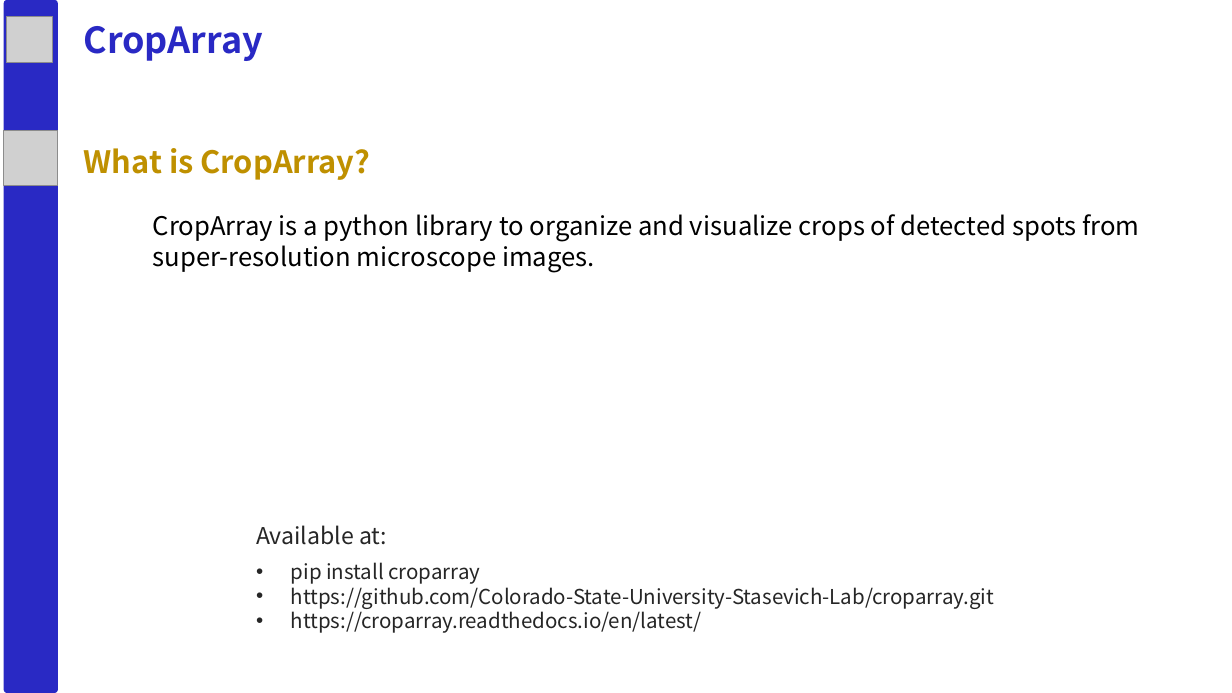
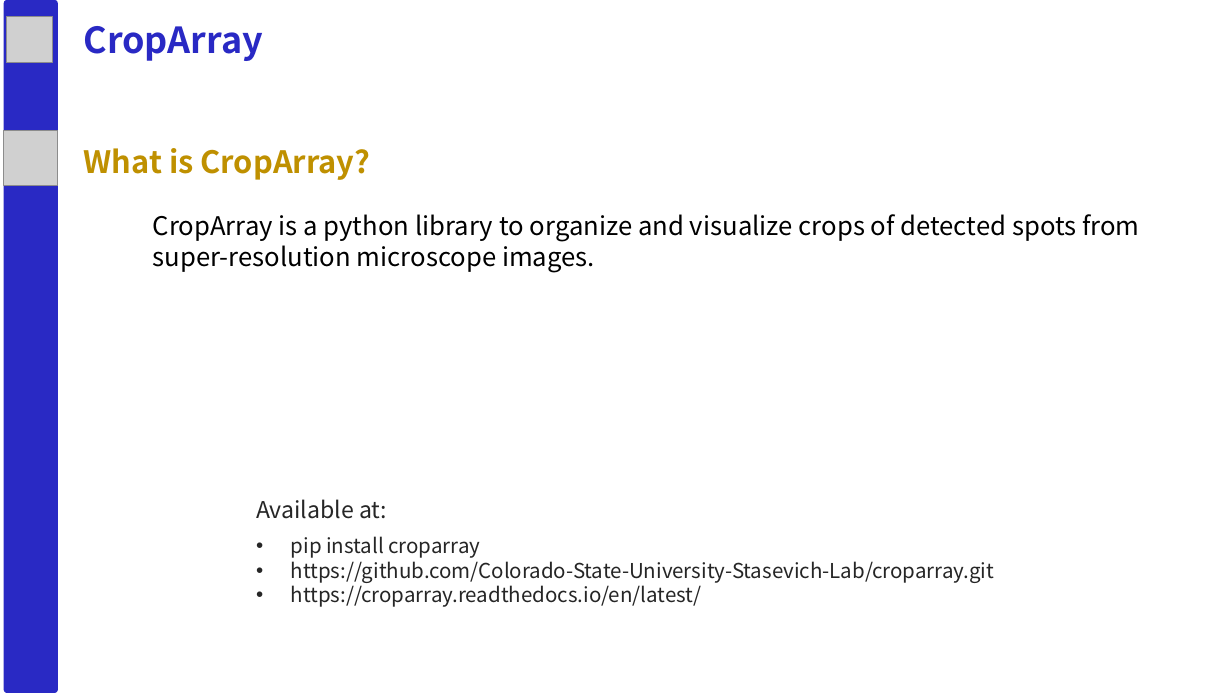
Before and after one commit to Colorado-State-University-Stasevich-Lab/croparray, a slide deck: slide 1 of planning/CropArray_Planning.pptx. Drawn at 1232x693 pixels with LibreOffice and Linux fonts; fonts in the diff are those of the drawing; grey boxes stand for pictures. Boxes give left, top, right and bottom in pixels: in the first picture for what was removed or moved away, otherwise in the second. Text is boxed around its words. In the diff, an @@ line names an element or a change of style, - is before the commit and + after.

```diff
--- a/planning/CropArray_Planning.pptx
+++ b/planning/CropArray_Planning.pptx
@@ text "Available at:": place and size @@
-text "Available at:" at <box>256,525,387,545</box>
+text "Available at:" at <box>256,499,387,519</box>
@@ text "pip install croparray": place and size @@
-text "pip install croparray" at <box>291,562,994,633</box>
+text "pip install croparray" at <box>291,536,994,607</box>
```
Also in this commit, not shown: 4 other slides changed, 1 slide added.
